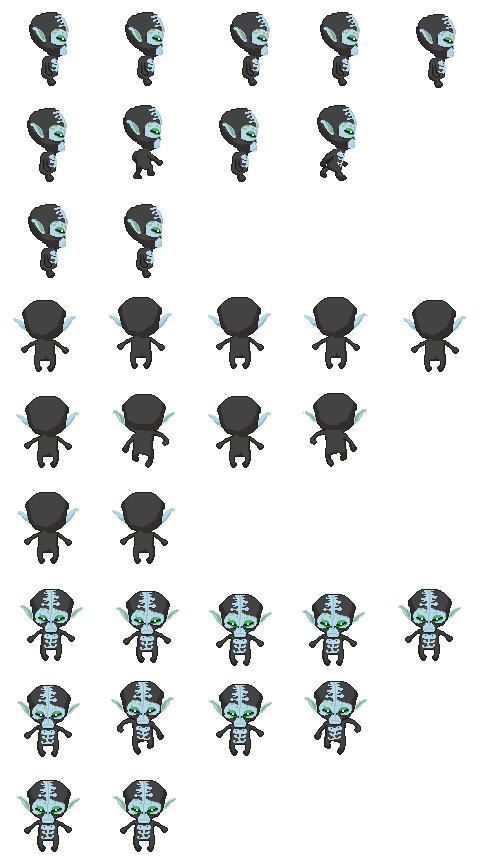
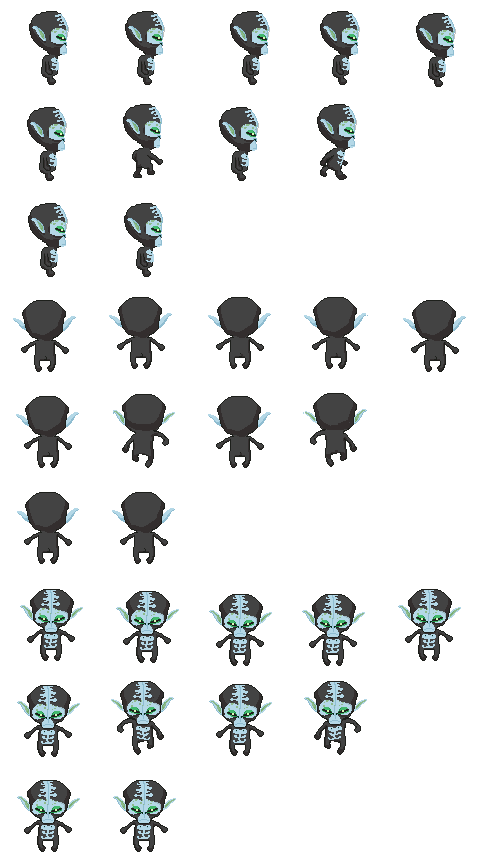
Layer changes from the first (480, 864) image to the second:
painted on "Calque 3" over left=17, top=11, right=456, bottom=514
